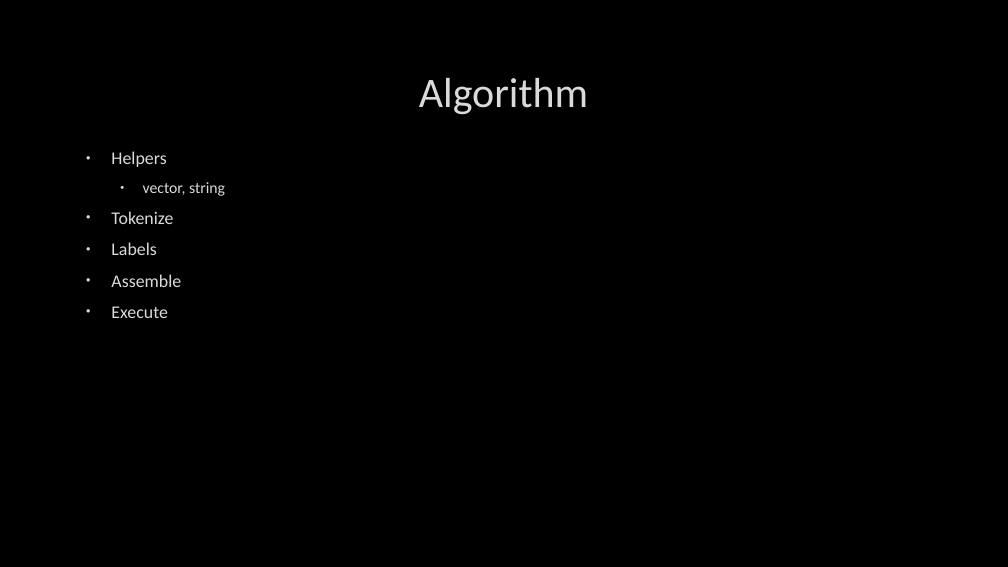
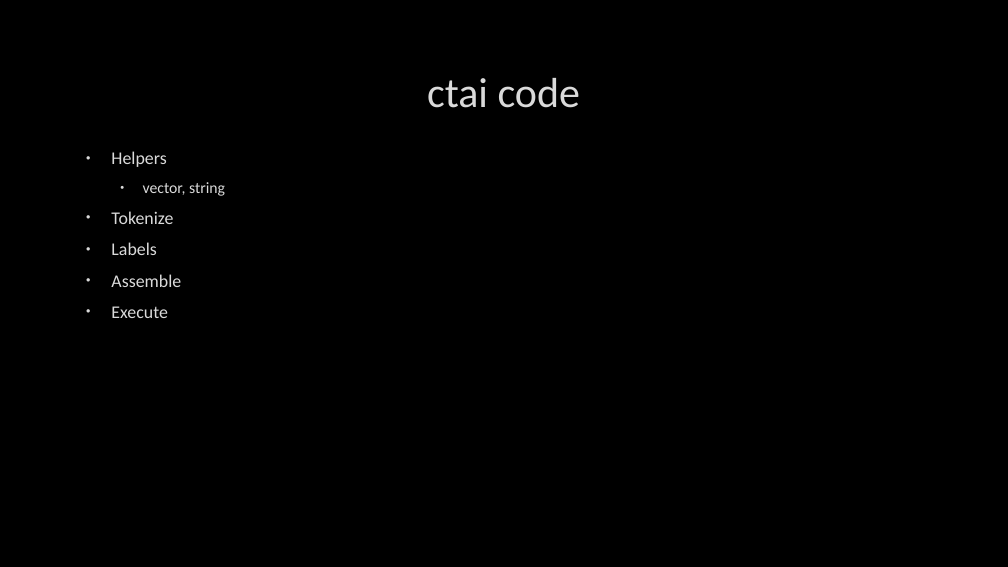
Before and after one commit to stryku/workshops, a slide deck: slide 10 of ctai-compile_time_assembly_interpreter.pptx. Drawn at 1008x567 pixels with LibreOffice and Linux fonts; fonts in the diff are those of the drawing; background and template pictures are left out. Boxes give left, top, right and bottom in pixels: in the first picture for what was removed or moved away, otherwise in the second. Text is boxed around its words. In the diff, an @@ line names an element or a change of style, - is before the commit and + after.

```diff
--- a/ctai-compile_time_assembly_interpreter.pptx
+++ b/ctai-compile_time_assembly_interpreter.pptx
@@ title at [427, 78, 580, 108]: text changed @@
-Algorithm
+ctai code
```
Also in this commit, not shown: 5 other slides changed.
